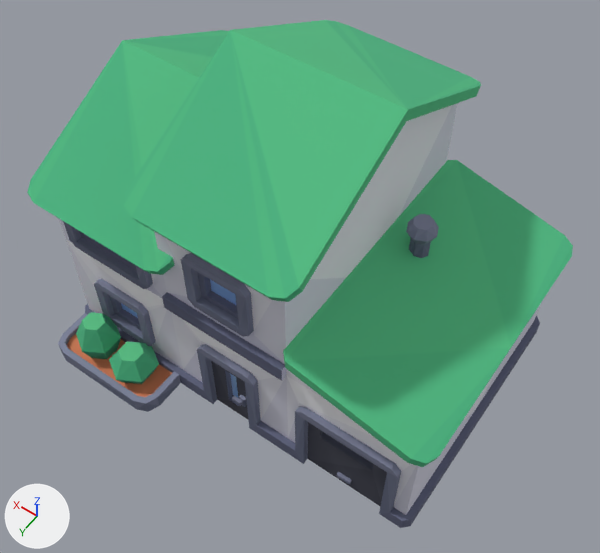
Renders of the glTF model client/public/models/batiments/house_c.glb from each side of a commit.
One viewpoint serves both versions: a 50 mm lens placed at (-0.889, 1.239, 2.254), pointed at (-0.063, 0.082, 0.436). Every picture has the same lights, and +X, +Y and +Z are marked at lower left. The older version comes first. Vertices at exactly the same position are counted once.

The first picture shows 'house_c'.
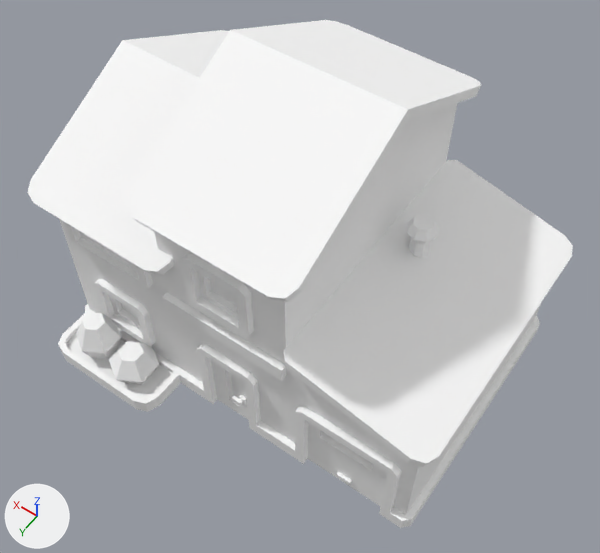
What differs and where, as boxes (x1, y1, x2, y2) in the pictures (600 x 553 px):
part 1 of me_house_c, recoloured (greyish blue to white)
    both: (58, 214, 540, 528)
part 2 of me_house_c, recoloured (green to white)
    both: (27, 20, 573, 467)
part 3 of me_house_c, recoloured
    both: (59, 103, 541, 515)

The change, as a diff of the scene's bpy script:
```diff
--- a/client/public/models/batiments/house_c.glb.py
+++ b/client/public/models/batiments/house_c.glb.py
@@ me_house_c @@
 me_house_c.from_pydata(...)  # 720 vertices, 1196 faces; spans x -0.643..0.643, y -0.514..0.514, z 0.0..1.034
 # used by ob_house_c; location = (0.0, 0.0, 0.0)
+# me_house_c part 1: 738 faces centred in x -0.627..0.613, y -0.478..0.514, z 0.0..0.7 are repainted in the vertex colours; the middle colour goes from greyish blue #666c83 to white #ffffff
+# me_house_c part 2: 243 faces centred in x -0.641..0.643, y -0.51..0.48, z 0.048..1.022 are repainted in the vertex colours; the middle colour goes from green #4bb181 to white #ffffff
+# me_house_c part 3: 215 faces centred in x -0.607..0.593, y -0.469..0.357, z 0.067..0.867 are repainted in the vertex colours; the middle colour goes from white #e6e6ef to white #ffffff
 me_house_c.materials.append(mat_material_0)
```
